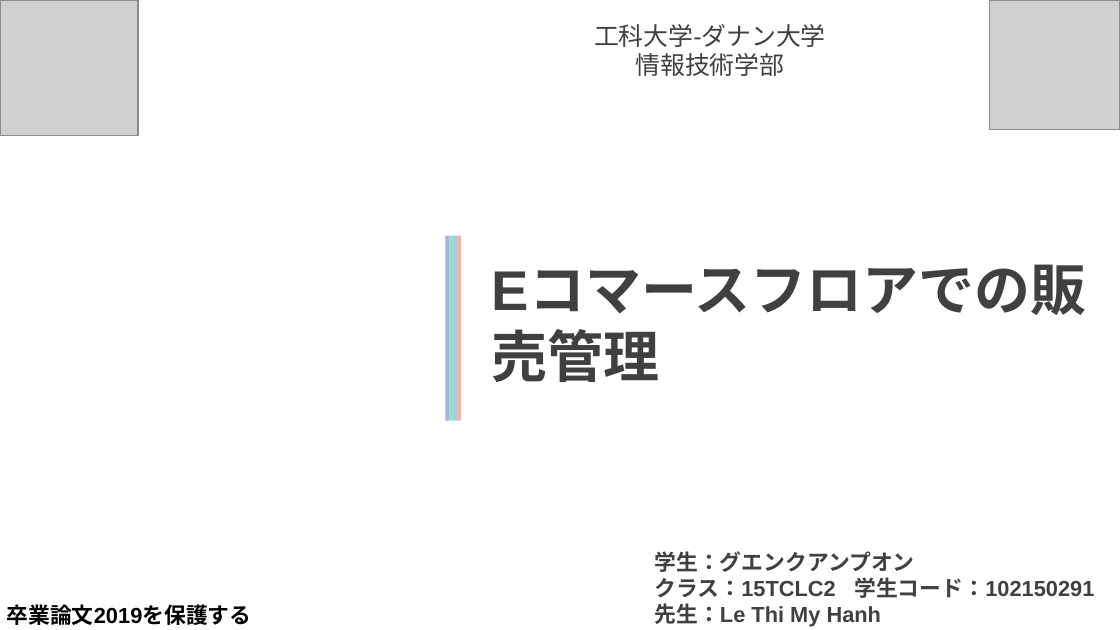
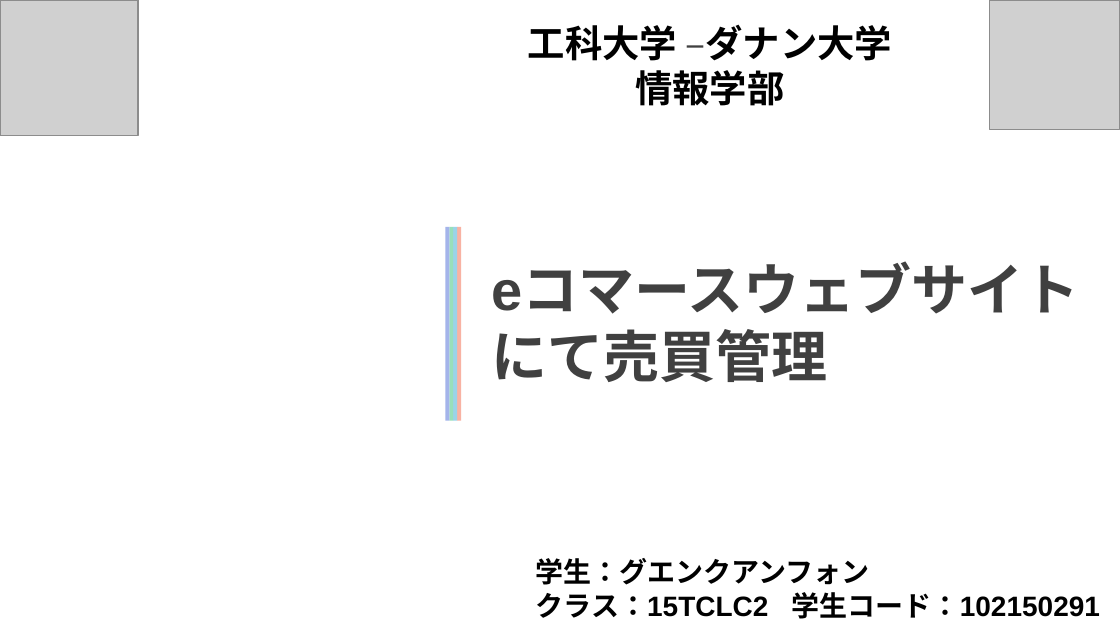
Before and after one commit to phamkhanhminhman/doan-laravel, a slide deck: slide 1 of Slide-Japanese.pptx. Drawn at 1120x630 pixels with LibreOffice and Linux fonts; fonts in the diff are those of the drawing; grey boxes stand for pictures; background and template pictures are left out. Boxes give left, top, right and bottom in pixels: in the first picture for what was removed or moved away, otherwise in the second. Text is boxed around its words. In the diff, an @@ line names an element or a change of style, - is before the commit and + after.

```diff
--- a/Slide-Japanese.pptx
+++ b/Slide-Japanese.pptx
@@ text at box(528, 24, 893, 106): text changed; size 16 to 24 pt; text colour #404040 to #000000; bold on @@
-工科大学-ダナン大学
-情報技術学部
+工科大学 –ダナン大学
+情報学部
@@ rectangle: place and size @@
-rectangle at box(446, 235, 450, 420)
+rectangle at box(446, 227, 450, 421)
@@ rectangle: place and size @@
-rectangle at box(449, 235, 454, 420)
+rectangle at box(449, 227, 454, 421)
@@ rectangle: place and size @@
-rectangle at box(454, 235, 458, 420)
+rectangle at box(454, 227, 458, 421)
@@ rectangle: place and size @@
-rectangle at box(457, 235, 461, 420)
+rectangle at box(457, 227, 461, 421)
@@ text at box(480, 212, 1120, 432): text changed @@
-Eコマースフロアでの販売管理
+eコマースウェブサイトにて売買管理
@@ text "学生：グエンクアンフォン": place and size @@
-text "学生：グエンクアンフォン" at box(654, 551, 1094, 627)
+text "学生：グエンクアンフォン" at box(536, 558, 1100, 619)
@@ text "学生：グエンクアンフォン" at box(536, 558, 1100, 619): vertical alignment middle to top @@
@@ text at box(536, 558, 870, 585): text changed; size 14 to 18 pt; text colour #404040 to #000000 @@
-学生：グエンクアンプオン
+学生：グエンクアンフォン
@@ text at box(536, 592, 1100, 619): size 14 to 18 pt, text colour #404040 to #000000 in "クラス：15TCLC2 学生コード：102150291" @@
@@ text removed at box(7, 604, 252, 625) @@
-卒業論文2019を保護する
@@ text at box(654, 603, 881, 627): paragraph removed @@
-先生：Le Thi My Hanh
```
Also in this commit, not shown: 12 other slides changed, 7 slides added, 7 slides removed, 10 other files.
